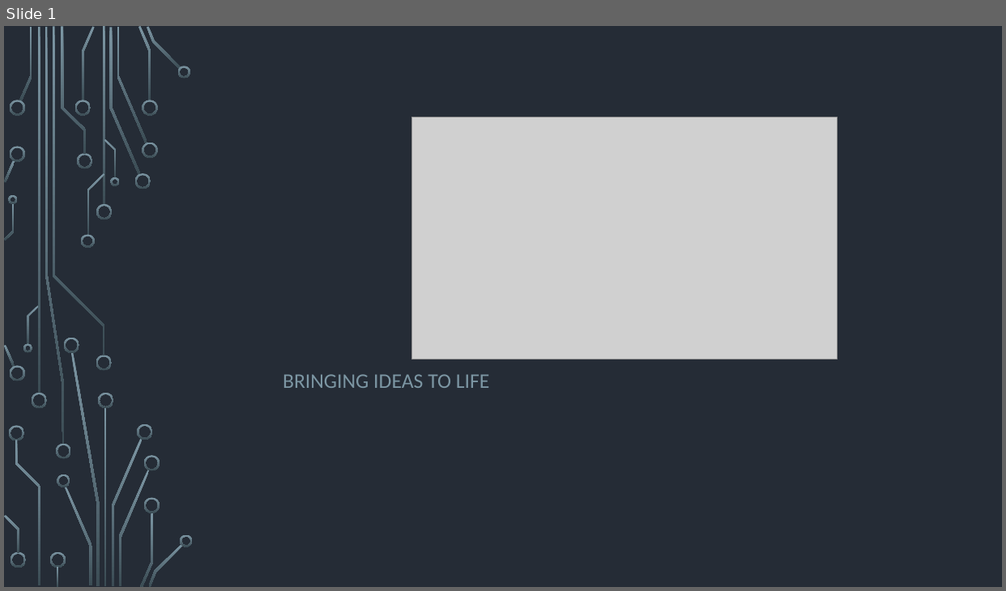
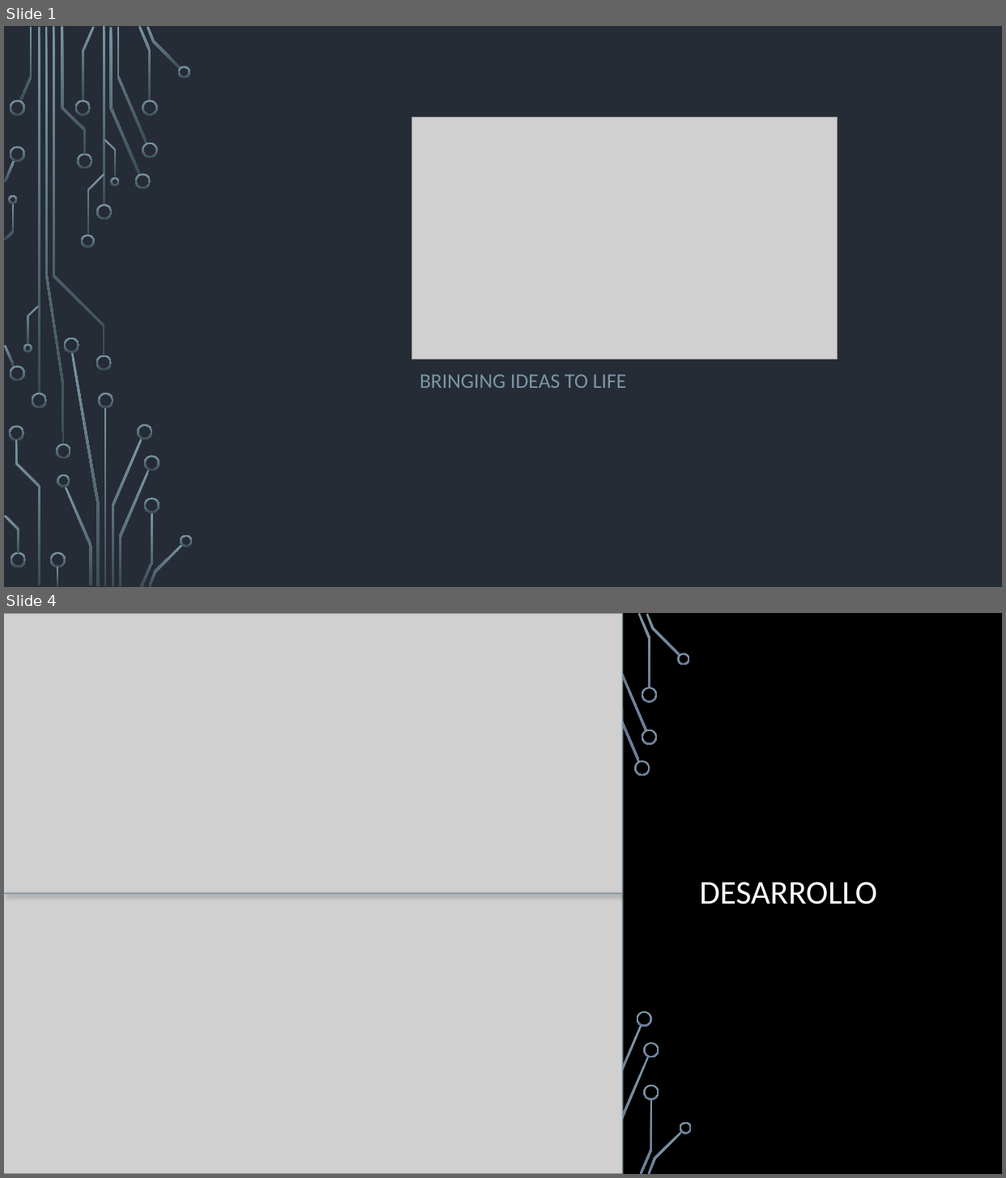
Before and after one commit to UDA-Corporation/UDA_app, a slide deck: Documentacion/Presentación/Presentación de la aplicación.pptx. Shown one above the other, each under a label of ours: slide 1 before the commit, slides 1 and 4 after it; the slides between them are not shown. The pictures are 1006x591 and 1006x1178 pixels, drawn with LibreOffice and Linux fonts; fonts in the diff are those of the drawing; grey boxes stand for pictures; background and template pictures are left out. Boxes give left, top, right and bottom in pixels: in the first picture for what was removed or moved away, otherwise in the second. Text is boxed around its words. In the diff, an @@ line names an element or a change of style, - is before the commit and + after.

```diff
--- a/Documentacion/Presentación/Presentación de la aplicación.pptx
+++ b/Documentacion/Presentación/Presentación de la aplicación.pptx
@@ slide 4 added at [4, 613, 1002, 1174], background picture (left out) @@
@@ rectangle added at [4, 613, 1002, 1174], fill #000000 @@
@@ picture added at [4, 613, 622, 894] @@
@@ group added at [519, 613, 692, 1174]: 23 freeform shapes, 4 rectangles @@
@@ line added from (622, 613) to (623, 1174), #7C96A3 1.5 pt @@
@@ picture added at [4, 894, 622, 1174] @@
@@ line added from (4, 894) to (622, 894), #7C96A3 1.5 pt @@
@@ title added at [700, 882, 877, 905], 32 pt, text #FFFFFF @@
+DESARROLLO
@@ group added at [4, 613, 987, 1174]: 13 freeform shapes, 3 rectangles @@
@@ slide 1 changed as well @@
@@ subtitle "BRINGING IDEAS TO LIFE": place and size @@
-subtitle "BRINGING IDEAS TO LIFE" at [283, 374, 490, 388]
+subtitle "BRINGING IDEAS TO LIFE" at [420, 374, 627, 388]
```
Also in this commit, not shown: 9 other slides added, 2 slides removed, 1 other file.
